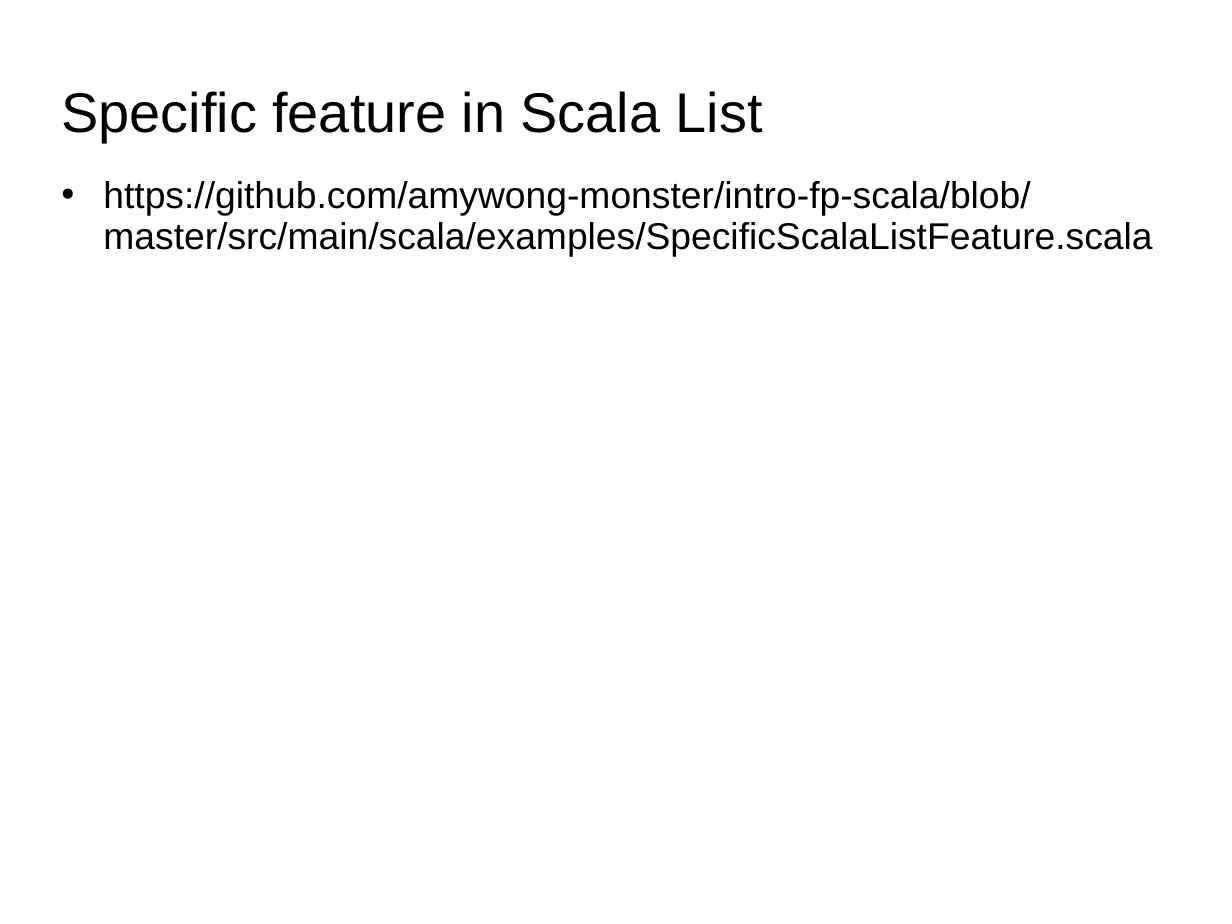
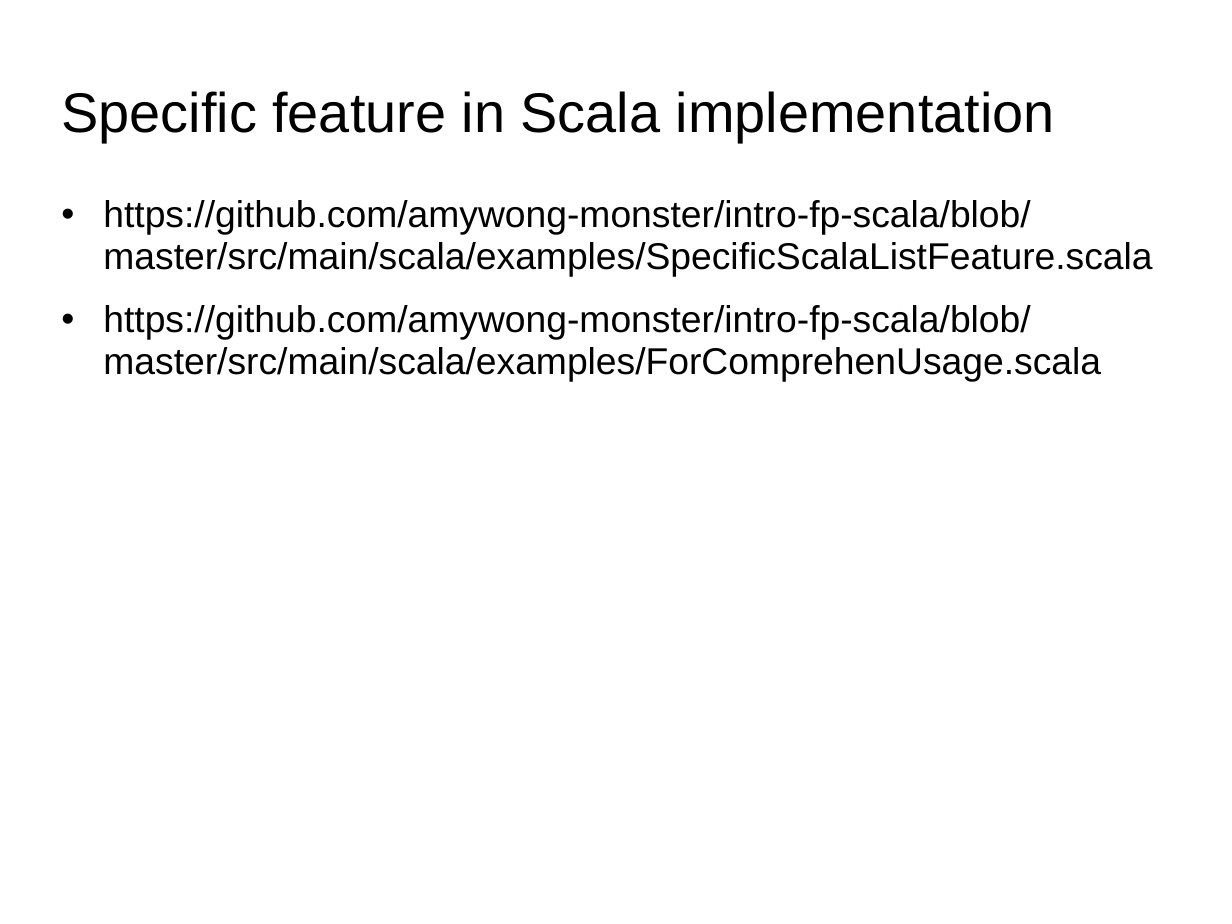
Before and after one commit to amywong-monster/Presentations, a slide deck: slide 15 of 2021-09-16-Basic-FP-Pattern.ppt. Drawn at 1232x924 pixels with LibreOffice and Linux fonts; fonts in the diff are those of the drawing. Boxes give left, top, right and bottom in pixels: in the first picture for what was removed or moved away, otherwise in the second. Text is boxed around its words. In the diff, an @@ line names an element or a change of style, - is before the commit and + after.

Commit message:
Add few pages

```diff
--- a/2021-09-16-Basic-FP-Pattern.ppt
+++ b/2021-09-16-Basic-FP-Pattern.ppt
@@ title at <box>61,91,1055,142</box>: text changed @@
-Specific feature in Scala List
+Specific feature in Scala implementation
@@ text "https://github.com/amywong-monster/intro-fp-scala/blob/maste ...": place and size @@
-text "https://github.com/amywong-monster/intro-fp-scala/blob/maste ..." at <box>103,181,1152,257</box>
+text "https://github.com/amywong-monster/intro-fp-scala/blob/maste ..." at <box>103,200,1152,382</box>
@@ text at <box>103,305,1101,382</box>: paragraph added @@
+• https://github.com/amywong-monster/intro-fp-scala/blob/master/src/main/scala/examples/ForComprehenUsage.scala
```
Also in this commit, not shown: 4 slides added.
